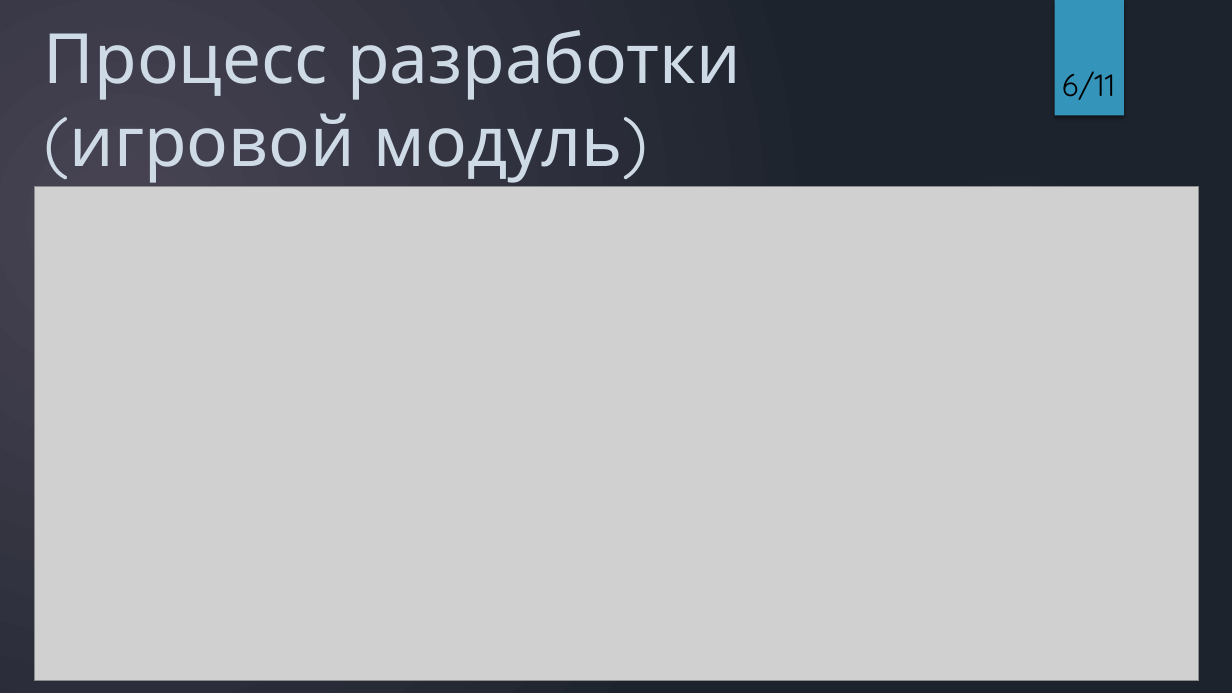
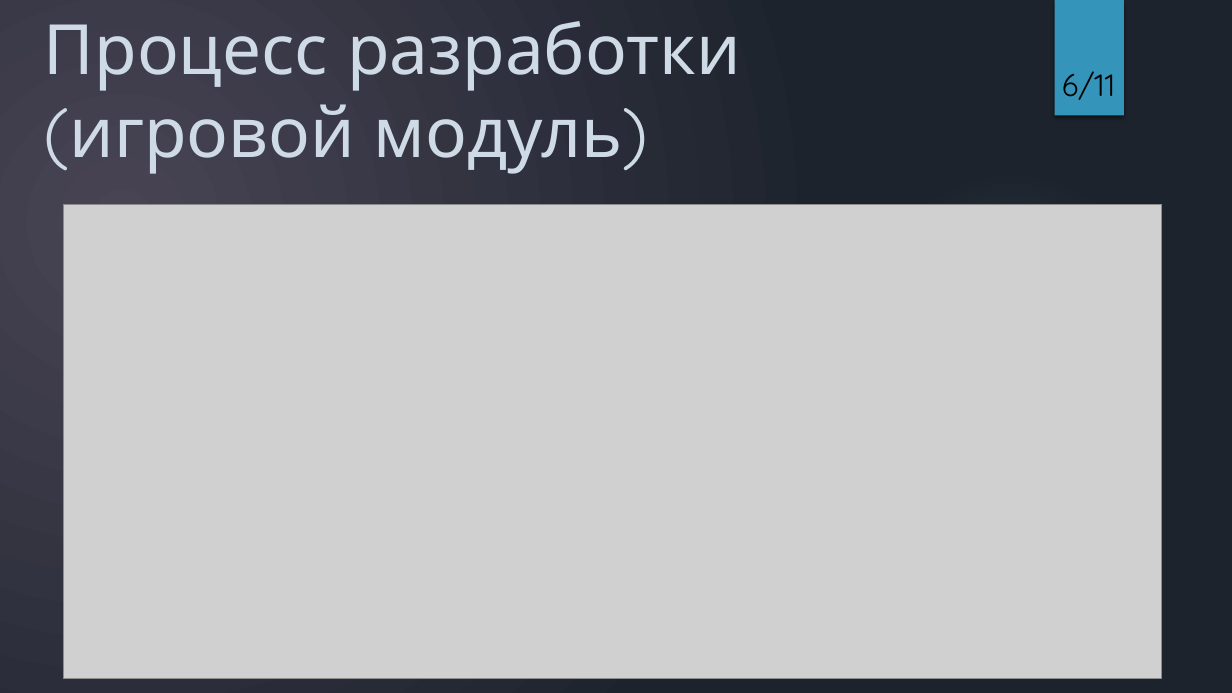
Before and after one commit to Yondu715/The-Hunger-Games, a slide deck: slide 6 of The Hunger Games.pptx. Drawn at 1232x693 pixels with LibreOffice and Linux fonts; fonts in the diff are those of the drawing; grey boxes stand for pictures; background and template pictures are left out. Boxes give left, top, right and bottom in pixels: in the first picture for what was removed or moved away, otherwise in the second. Text is boxed around its words. In the diff, an @@ line names an element or a change of style, - is before the commit and + after.

Commit message:
report_fix

```diff
--- a/The Hunger Games.pptx
+++ b/The Hunger Games.pptx
@@ title "Процесс разработки (игровой модуль)" moved from (x1=44, y1=30, x2=741, y2=183) to (x1=44, y1=21, x2=741, y2=174) @@
@@ picture resized from (x1=34, y1=187, x2=1199, y2=680) to (x1=64, y1=204, x2=1162, y2=678) @@
```
